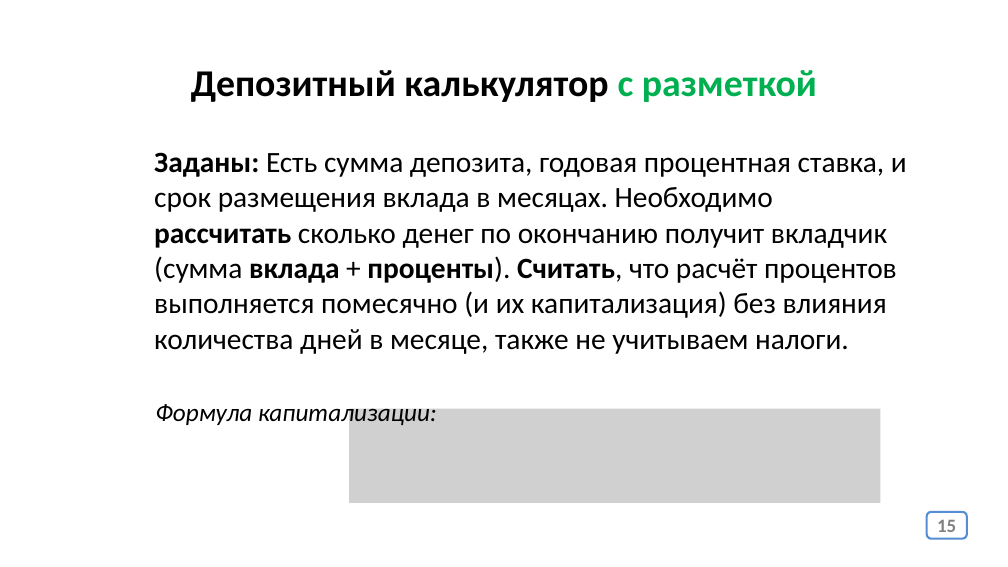
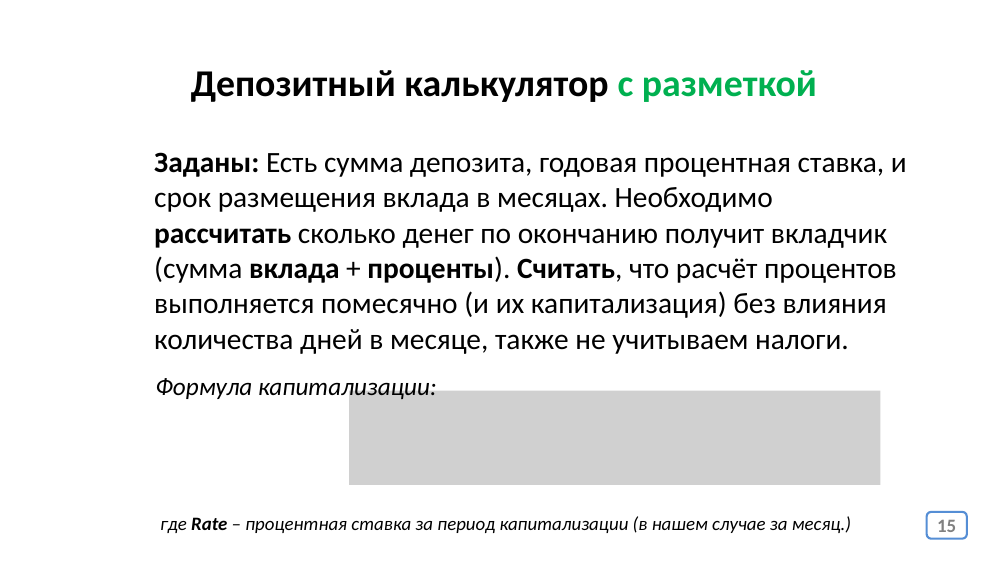
Before and after one commit to web34-ortdnipro/lesson21, a slide deck: slide 15 of lesson21.pptx. Drawn at 1008x567 pixels with LibreOffice and Linux fonts; fonts in the diff are those of the drawing; grey boxes stand for pictures. Boxes give left, top, right and bottom in pixels: in the first picture for what was removed or moved away, otherwise in the second. Text is boxed around its words. In the diff, an @@ line names an element or a change of style, - is before the commit and + after.

```diff
--- a/lesson21.pptx
+++ b/lesson21.pptx
@@ text "Формула капитализации:": place and size @@
-text "Формула капитализации:" at [155, 404, 437, 427]
+text "Формула капитализации:" at [155, 378, 437, 402]
@@ picture: place and size @@
-picture at [349, 408, 881, 503]
+picture at [349, 391, 881, 485]
@@ text added at [160, 516, 851, 533], 18 pt, text #000000, italic @@
+где Rate – процентная ставка за период капитализации (в нашем случае за месяц.)
```
Also in this commit, not shown: 1 other file.
